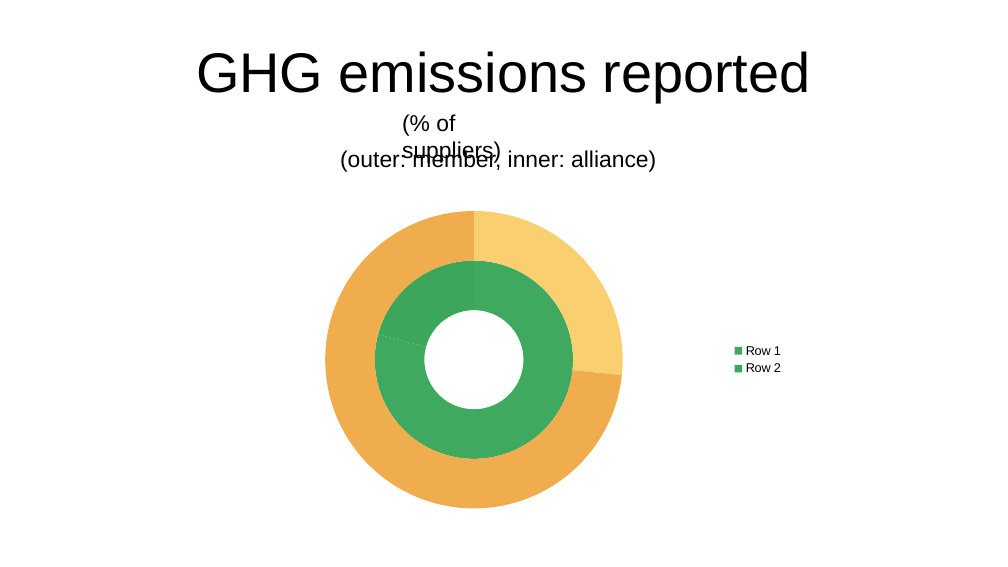
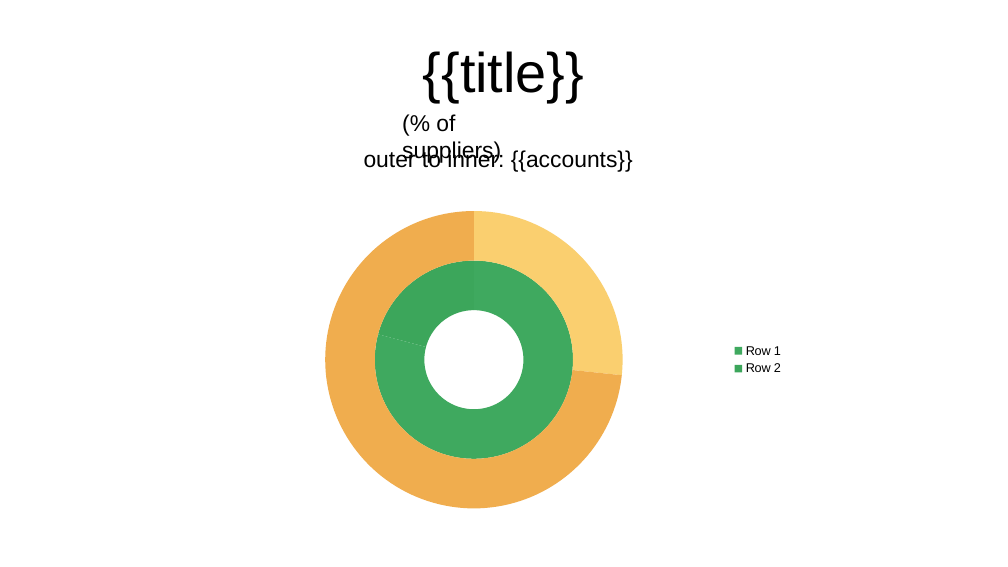
Before and after one commit to djaodjin/djaopsp, a slide deck: slide 1 of djaopsp/templates/app/reporting/doughnut.pptx. Drawn at 1008x567 pixels with LibreOffice and Linux fonts; fonts in the diff are those of the drawing. Boxes give left, top, right and bottom in pixels: in the first picture for what was removed or moved away, otherwise in the second. Text is boxed around its words. In the diff, an @@ line names an element or a change of style, - is before the commit and + after.

Commit message:
download benchmarks chart as pptx

```diff
--- a/djaopsp/templates/app/reporting/doughnut.pptx
+++ b/djaopsp/templates/app/reporting/doughnut.pptx
@@ text at [423,51,584,102]: text changed @@
-GHG emissions reported
+{{title}}
@@ text at [364,149,633,172]: text changed @@
-(outer: member, inner: alliance)
+outer to inner: {{accounts}}
```
Also in this commit, not shown: 10 other files.
